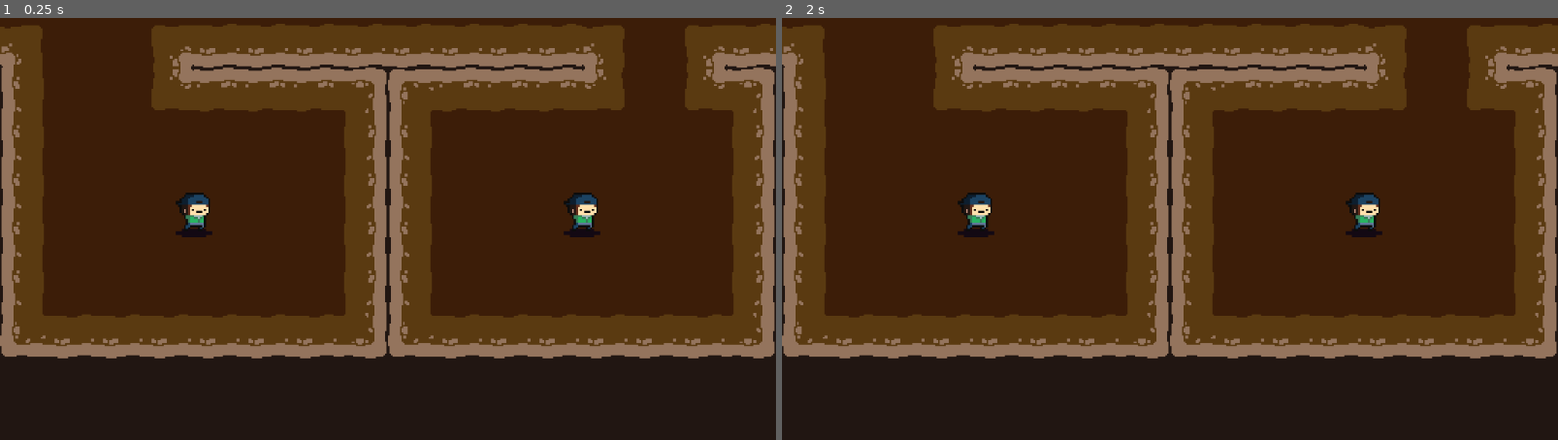
Above: before the commit, frames 1-2 (left to right).
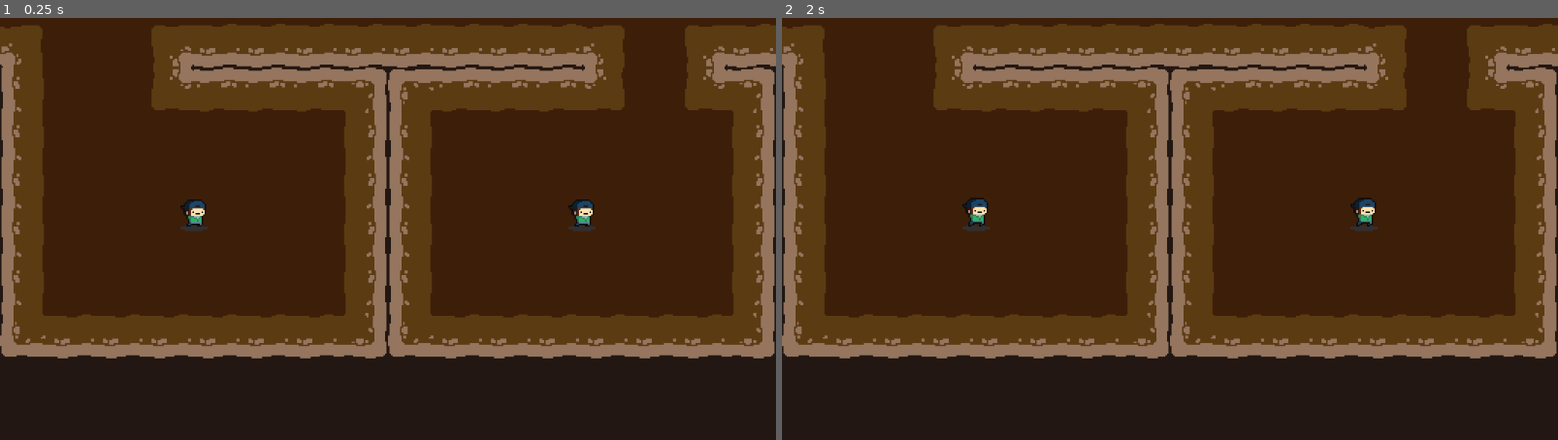
Above: after the commit, the same moments.

Repository: AlvarBer/Linked-Space
Game: Godot game, scene res://Assets/Scenes/game.tscn
The game is run twice, just before and just after one commit, with the same random seed, the same clock (stepped at 60 frames per second) and the same inputs.
Inputs:
- Up to frame 1 (0.25 s): no input
- Up to frame 2 (2 s): tap Enter at 1.25 s

The runs differ from the first frame. In frame 1, 0.6% of the frame differs, in the area x 22-78%, y 41-52%; in frame 2, 0.6%.

Commit message:
Added more sprites and players animations

Diff:
--- a/Assets/Scenes/player.tscn
+++ b/Assets/Scenes/player.tscn
@@ -1,12 +1,131 @@
-[gd_scene load_steps=4 format=2]
+[gd_scene load_steps=9 format=2]
 
 [ext_resource path="res://Assets/Scripts/player.gd" type="Script" id=1]
-[ext_resource path="res://Assets/Graphics/player.png" type="Texture" id=2]
+[ext_resource path="res://Assets/Graphics/player_1.png" type="Texture" id=2]
 
 [sub_resource type="RectangleShape2D" id=1]
 
 custom_solver_bias = 0.0
 extents = Vector2( 24, 28 )
+
+[sub_resource type="Animation" id=2]
+
+resource_name = "idle"
+length = 0.4
+loop = true
+step = 0.1
+tracks/0/type = "value"
+tracks/0/path = NodePath("KinematicBody2D/Sprite:frame")
+tracks/0/interp = 1
+tracks/0/loop_wrap = true
+tracks/0/imported = false
+tracks/0/enabled = true
+tracks/0/keys = {
+"times": PoolRealArray( 0, 0.1, 0.2, 0.3 ),
+"transitions": PoolRealArray( 1, 1, 1, 1 ),
+"update": 1,
+"values": [ 0, 1, 2, 3 ]
+}
+
+[sub_resource type="Animation" id=3]
+
+resource_name = "walk_down"
+length = 0.5
+loop = true
+step = 0.1
+tracks/0/type = "value"
+tracks/0/path = NodePath("KinematicBody2D/Sprite:frame")
+tracks/0/interp = 1
+tracks/0/loop_wrap = true
+tracks/0/imported = false
+tracks/0/enabled = true
+tracks/0/keys = {
+"times": PoolRealArray( 0, 0.1, 0.2, 0.3, 0.4 ),
+"transitions": PoolRealArray( 1, 1, 1, 1, 1 ),
+"update": 1,
+"values": [ 9, 10, 11, 12, 13 ]
+}
+
+[sub_resource type="Animation" id=4]
+
+resource_name = "walk_left"
+length = 0.5
+loop = true
+step = 0.1
+tracks/0/type = "value"
+tracks/0/path = NodePath("KinematicBody2D/Sprite:flip_h")
+tracks/0/interp = 1
+tracks/0/loop_wrap = true
+tracks/0/imported = false
+tracks/0/enabled = true
+tracks/0/keys = {
+"times": PoolRealArray( 0 ),
+"transitions": PoolRealArray( 1 ),
+"update": 1,
+"values": [ true ]
+}
+tracks/1/type = "value"
+tracks/1/path = NodePath("KinematicBody2D/Sprite:frame")
+tracks/1/interp = 1
+tracks/1/loop_wrap = true
+tracks/1/imported = false
+tracks/1/enabled = true
+tracks/1/keys = {
+"times": PoolRealArray( 0, 0.1, 0.2, 0.3, 0.4 ),
+"transitions": PoolRealArray( 1, 1, 1, 1, 1 ),
+"update": 1,
+"values": [ 4, 5, 6, 7, 8 ]
+}
+
+[sub_resource type="Animation" id=5]
+
+resource_name = "walk_right"
+length = 0.5
+loop = true
+step = 0.1
+tracks/0/type = "value"
+tracks/0/path = NodePath("KinematicBody2D/Sprite:frame")
+tracks/0/interp = 1
+tracks/0/loop_wrap = true
+tracks/0/imported = false
+tracks/0/enabled = true
+tracks/0/keys = {
+"times": PoolRealArray( 0, 0.1, 0.2, 0.3, 0.4 ),
+"transitions": PoolRealArray( 1, 1, 1, 1, 1 ),
+"update": 1,
+"values": [ 4, 5, 6, 7, 8 ]
+}
+tracks/1/type = "value"
+tracks/1/path = NodePath("KinematicBody2D/Sprite:flip_h")
+tracks/1/interp = 1
+tracks/1/loop_wrap = true
+tracks/1/imported = false
+tracks/1/enabled = true
+tracks/1/keys = {
+"times": PoolRealArray( 0 ),
+"transitions": PoolRealArray( 1 ),
+"update": 1,
+"values": [ false ]
+}
+
+[sub_resource type="Animation" id=6]
+
+resource_name = "walk_up"
+length = 0.5
+loop = true
+step = 0.1
+tracks/0/type = "value"
+tracks/0/path = NodePath("KinematicBody2D/Sprite:frame")
+tracks/0/interp = 1
+tracks/0/loop_wrap = true
+tracks/0/imported = false
+tracks/0/enabled = true
+tracks/0/keys = {
+"times": PoolRealArray( 0, 0.1, 0.2, 0.3, 0.4 ),
+"transitions": PoolRealArray( 1, 1, 1, 1, 1 ),
+"update": 1,
+"values": [ 14, 15, 16, 17, 18 ]
+}
 
 [node name="Player" type="Node2D" index="0"]
 
@@ -14,6 +133,7 @@
 _sections_unfolded = [ "Transform" ]
 player_idx = 1
 speed = 100
+texture = ExtResource( 2 )
 
 [node name="KinematicBody2D" type="KinematicBody2D" parent="." index="0"]
 
@@ -29,8 +149,10 @@
 
 position = Vector2( 0.429823, -0.209594 )
 scale = Vector2( 1.07446, 0.882997 )
-texture = ExtResource( 2 )
-_sections_unfolded = [ "Offset" ]
+vframes = 5
+hframes = 4
+frame = 4
+_sections_unfolded = [ "Animation", "Offset" ]
 
 [node name="Camera2D" type="Camera2D" parent="KinematicBody2D" index="1"]
 
@@ -64,3 +186,18 @@
 position = Vector2( -1, 0 )
 shape = SubResource( 1 )
 _sections_unfolded = [ "Transform" ]
+
+[node name="AnimationPlayer" type="AnimationPlayer" parent="." index="1"]
+
+root_node = NodePath("..")
+autoplay = ""
+playback_process_mode = 1
+playback_default_blend_time = 0.0
+playback_speed = 1.0
+anims/idle = SubResource( 2 )
+anims/walk_down = SubResource( 3 )
+anims/walk_left = SubResource( 4 )
+anims/walk_right = SubResource( 5 )
+anims/walk_up = SubResource( 6 )
+blend_times = [  ]
+autoplay = ""
--- a/Assets/Scripts/player.gd
+++ b/Assets/Scripts/player.gd
@@ -2,24 +2,33 @@
 
 export var player_idx = 1
 export var speed = 100
+export(Texture) var texture
 var holding_obj
 var last_move = Vector2(0, 0)
+onready var anim_player = $AnimationPlayer
+var anim = ""
 
 func _ready():
+	$KinematicBody2D/Sprite.set_texture(texture)
 	set_process(true)
 
 func _process(delta):
 	var movement = Vector2(0, 0)
 	var result = null
+	var new_anim = "idle"
 
 	if Input.is_action_pressed("player_%d_left" % player_idx):
 		movement += Vector2(-1, 0)
+		new_anim = "walk_left"
 	elif Input.is_action_pressed("player_%d_right" % player_idx):
 		movement += Vector2(1, 0)
+		new_anim = "walk_right"
 	elif Input.is_action_pressed("player_%d_up" % player_idx):
 		movement += Vector2(0, -1)
+		new_anim = "walk_up"
 	elif Input.is_action_pressed("player_%d_down" % player_idx):
 		movement += Vector2(0, 1)
+		new_anim = "walk_down"
 
 	if movement != Vector2(0, 0):
 		result = $KinematicBody2D.move_and_collide(movement * speed * delta)
@@ -41,3 +50,7 @@
 			holding_obj.get_parent().remove_child(holding_obj)
 			$KinematicBody2D.add_child(holding_obj)
 			holding_obj.position = Vector2(0, 0)
+
+	if new_anim != anim:
+		anim = new_anim
+		anim_player.play(anim)
--- a/project.godot
+++ b/project.godot
@@ -44,13 +44,11 @@
 player_2_right=[ Object(InputEventKey,"resource_local_to_scene":false,"resource_name":"","device":0,"alt":false,"shift":false,"control":false,"meta":false,"command":false,"pressed":false,"scancode":16777233,"unicode":0,"echo":false,"script":null)
 , Object(InputEventJoypadMotion,"resource_local_to_scene":false,"resource_name":"","device":1,"axis":0,"axis_value":1.0,"script":null)
  ]
-player_1_move=[ Object(InputEventKey,"resource_local_to_scene":false,"resource_name":"","device":0,"alt":false,"shift":false,"control":false,"meta":false,"command":false,"pressed":false,"scancode":69,"unicode":0,"echo":false,"script":null)
-, Object(InputEventJoypadButton,"resource_local_to_scene":false,"resource_name":"","device":0,"button_index":0,"pressure":0.0,"pressed":false,"script":null)
- ]
-player_2_move=[ Object(InputEventKey,"resource_local_to_scene":false,"resource_name":"","device":0,"alt":false,"shift":false,"control":false,"meta":false,"command":false,"pressed":false,"scancode":16777351,"unicode":0,"echo":false,"script":null)
-, Object(InputEventJoypadButton,"resource_local_to_scene":false,"resource_name":"","device":1,"button_index":0,"pressure":0.0,"pressed":false,"script":null)
- ]
 
 [rendering]
 
+quality/intended_usage/framebuffer_allocation=0
+quality/2d/use_pixel_snap=true
+quality/filters/anisotropic_filter_level=1
+quality/shadows/filter_mode=0
 environment/default_environment="res://default_env.tres"
Binary file removed: Assets/Graphics/player.png
Binary file added: Assets/Graphics/player_1.png
Binary file added: Assets/Graphics/player_2.png
Binary file added: Assets/Graphics/rock.png
Binary file added: Assets/Graphics/rock_2.png
Binary file added: Assets/Graphics/switch.png
